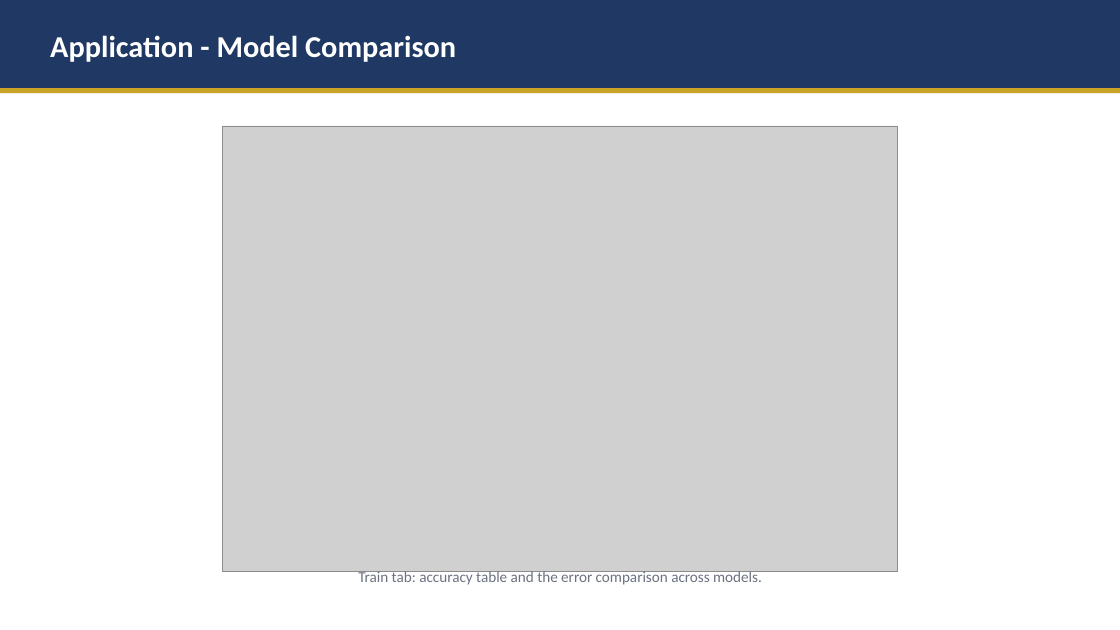
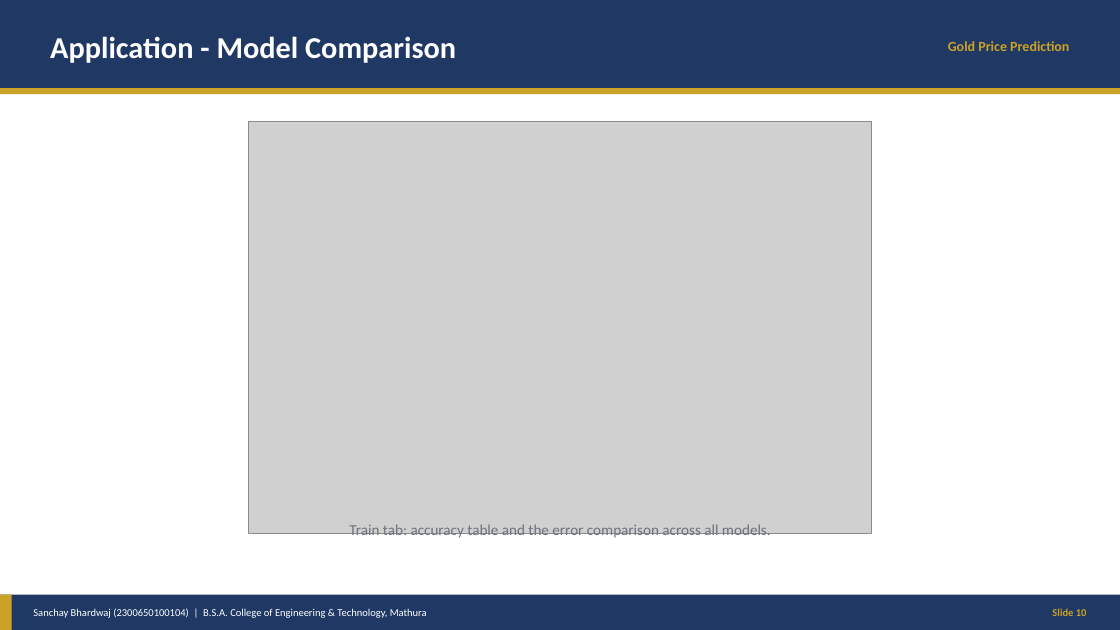
Before and after one commit to sanchaybhardwaj411-alt/gold-price-prediction, a slide deck: slide 10 of docs/Gold-Price-Prediction-Presentation.pptx. Drawn at 1120x630 pixels with LibreOffice and Linux fonts; fonts in the diff are those of the drawing; grey boxes stand for pictures. Boxes give left, top, right and bottom in pixels: in the first picture for what was removed or moved away, otherwise in the second. Text is boxed around its words. In the diff, an @@ line names an element or a change of style, - is before the commit and + after.

Commit message:
Redesign presentation: full-page slides, Sanchay-only attribution, results chart

```diff
--- a/docs/Gold-Price-Prediction-Presentation.pptx
+++ b/docs/Gold-Price-Prediction-Presentation.pptx
@@ text added at box(948, 41, 1069, 51), 12 pt, text #C9A227, bold @@
+Gold Price Prediction
@@ picture: place and size @@
-picture at box(223, 126, 897, 571)
+picture at box(249, 122, 872, 534)
@@ text at box(349, 524, 771, 540): text changed @@
-Train tab: accuracy table and the error comparison across models.
+Train tab: accuracy table and the error comparison across all models.
@@ rectangle added at box(0, 595, 1120, 630), fill #1F3864 @@
@@ rectangle added at box(0, 595, 12, 630), fill #C9A227 @@
@@ text added at box(33, 608, 427, 618), 9 pt, text #FFFFFF @@
+Sanchay Bhardwaj (2300650100104) | B.S.A. College of Engineering & Technology, Mathura
@@ text added at box(1052, 608, 1087, 616), 9 pt, text #C9A227, bold @@
+Slide 10
```
Also in this commit, not shown: 11 other slides changed, 1 slide added, 1 slide removed, 4 other files.
